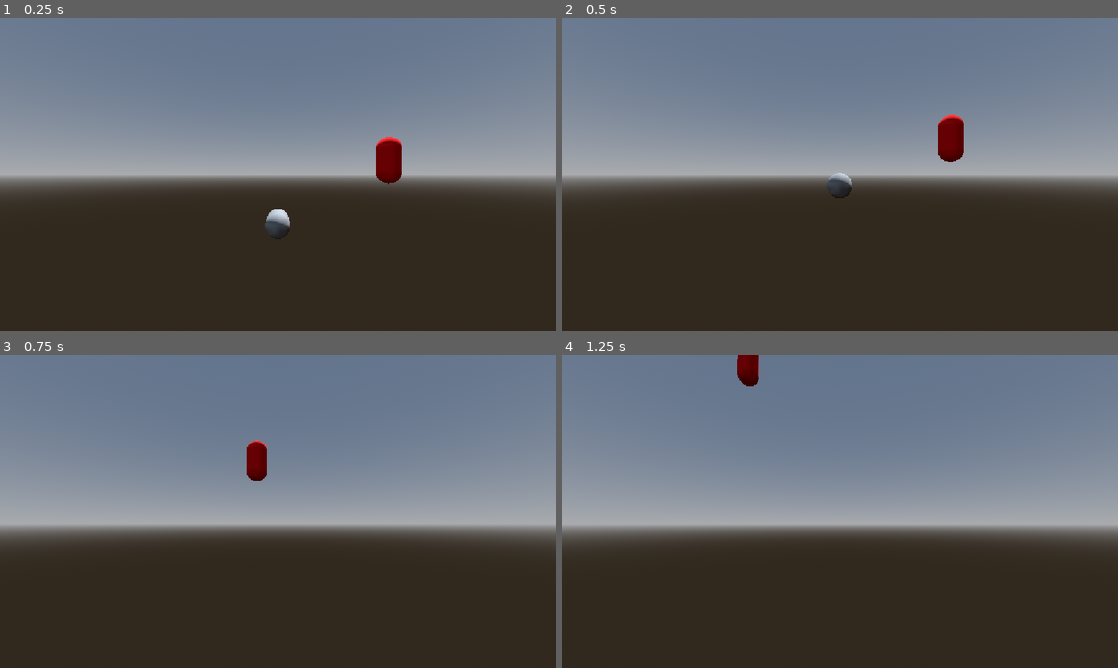
Above: before the commit, frames 1-4 (two rows, left to right).
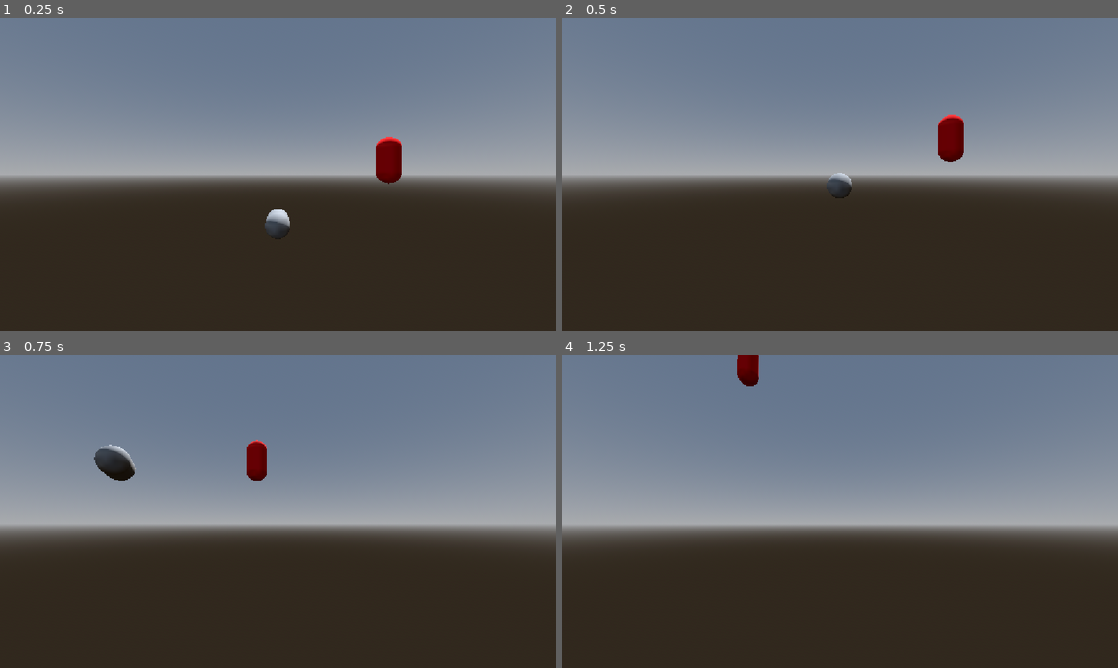
Above: after the commit, the same moments.

Repository: MarioSuper999/Godot_Dih_Mah_Tih
Game: Godot game, scene res://scenes/game.tscn
Same seed, same stepped clock (60 frames per second), same inputs: the game is played once before the commit and once after it.
Inputs (mouse positions are in pixels of both pictures, inside the frame that each line leads up to):
- Up to frame 1 (0.25 s): no input
- Up to frame 2 (0.5 s): no input
- Up to frame 3 (0.75 s): move the mouse to (400, 495) at 0.52 s; hold D (input_right) from 0.53 s (still down); hold F (pickup) from 0.53 s (still down); click (400, 495) at 0.67 s
- Up to frame 4 (1.25 s): keep holding D (input_right); keep holding F (pickup); tap Space (input_jump) at 0.77 s

Frames 1-2 are identical in both runs. In frame 3, 0.6% of the frame differs, in the area x 16-25%, y 28-41%; in frame 4, nothing differs.

Commit message:
Itempickup geadded

Diff:
--- a/scenes/player.tscn
+++ b/scenes/player.tscn
@@ -22,3 +22,7 @@
 
 [node name="Camera3D" type="Camera3D" parent="Head" unique_id=359767302]
 current = true
+
+[node name="RHand" type="Node3D" parent="." unique_id=444554230]
+unique_name_in_owner = true
+transform = Transform3D(1, 0, 0, 0, 1, 0, 0, 0, 1, 0.59628296, 1.072876, -1.0580444)
--- a/scripts/Player-Scripts.gd
+++ b/scripts/Player-Scripts.gd
@@ -32,6 +32,7 @@
 
 @onready var head: Node3D = $Head
 @onready var collider: CollisionShape3D = $Collider
+@onready var rhand: Node3D = %RHand
 
 func _ready() -> void:
 	look_rotation.y = rotation.y
--- a/scripts/itemsystem.gd
+++ b/scripts/itemsystem.gd
@@ -1,23 +1,19 @@
 extends Area3D
 
 @export var floatingimage : Image
-
 @export var mesh : Mesh
 
 @export_group("Scaling")
 
 @export_range (0,10) var distancetoItem : float
-
 @export_range (0,2) var textandIconScaling : float
 
 @export_group("Scene specific")
 
 @export var itemtxt : Label3D
-
 @export var textball : Sprite3D
 
 var charnear : bool
-
 var pbody : Node3D
 
 # Called when the node enters the scene tree for the first time.
@@ -39,9 +35,11 @@
 		var distance = global_position.distance_to(pbody.global_position)
 		itemtxt.pixel_size = distance * 0.008 * textandIconScaling
 		textball.pixel_size = distance * 0.002 * textandIconScaling
-	if charnear and Input.is_action_pressed("pickup"):
-		disconnect("body_exited",_on_body_exited)
-		queue_free()
+		if charnear and Input.is_action_just_pressed("pickup") and pbody.rhand != null:
+			if pbody.rhand != null:
+				disconnect("body_exited",_on_body_exited)
+				pbody.rhand.add_child($MeshInstance3D.duplicate())
+				queue_free()
 
 
 
@@ -53,7 +51,9 @@
 		%textballl.visible = true
 
 
-func _on_body_exited(_body: Node3D) -> void:
-	charnear = true
-	%itemtext.visible = false
-	$textballl.visible = false
+func _on_body_exited(body: Node3D) -> void:
+	if body == pbody:
+		charnear = false
+		pbody = null
+		%itemtext.visible = false
+		$textballl.visible = false
Not shown: 1 places in scenes/item.tscn that only renumber resources
Not shown: 1 places in scenes/player.tscn that only renumber resources
